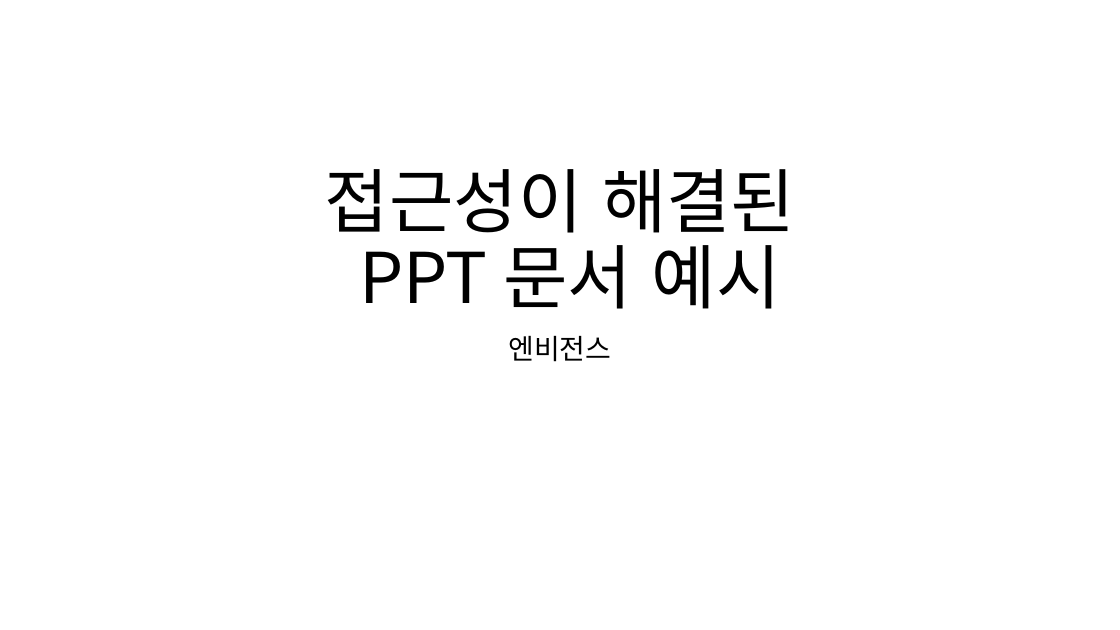
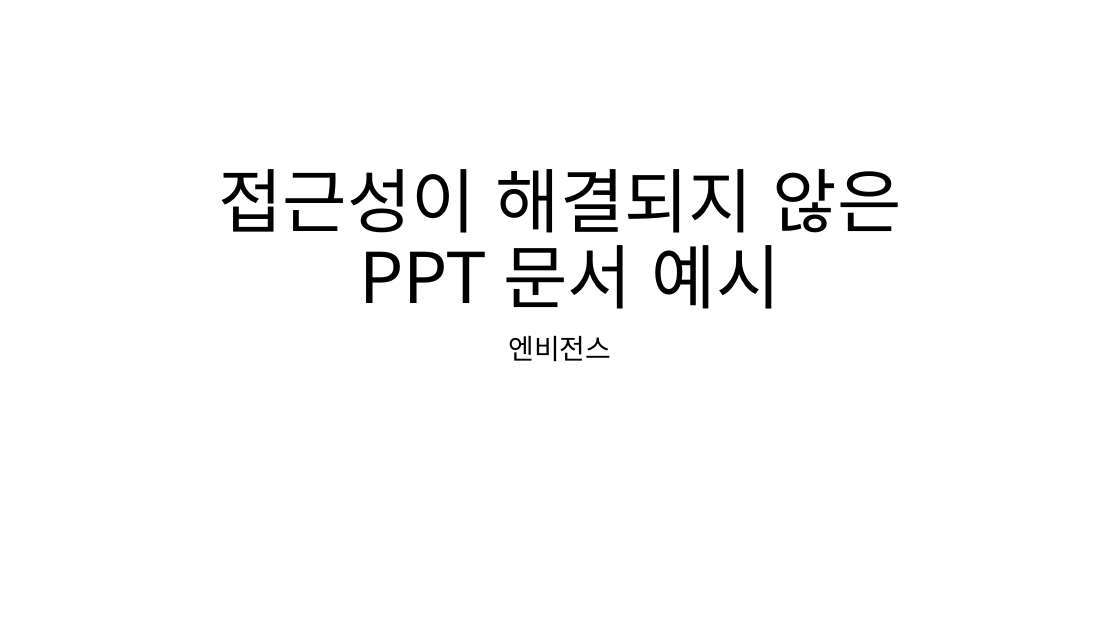
Before and after one commit to a11y-nvisions/a11y-nvisions.github.io, a slide deck: slide 1 of Agust_2022/noppt.pptx. Drawn at 1120x630 pixels with LibreOffice and Linux fonts; fonts in the diff are those of the drawing. Boxes give left, top, right and bottom in pixels: in the first picture for what was removed or moved away, otherwise in the second. Text is boxed around its words. In the diff, an @@ line names an element or a change of style, - is before the commit and + after.

```diff
--- a/Agust_2022/noppt.pptx
+++ b/Agust_2022/noppt.pptx
@@ title at <box>218,169,902,309</box>: text changed @@
-접근성이 해결된
-PPT 문서 예시
+접근성이 해결되지 않은
+PPT 문서 예시
```
Also in this commit, not shown: 1 other slide changed.
